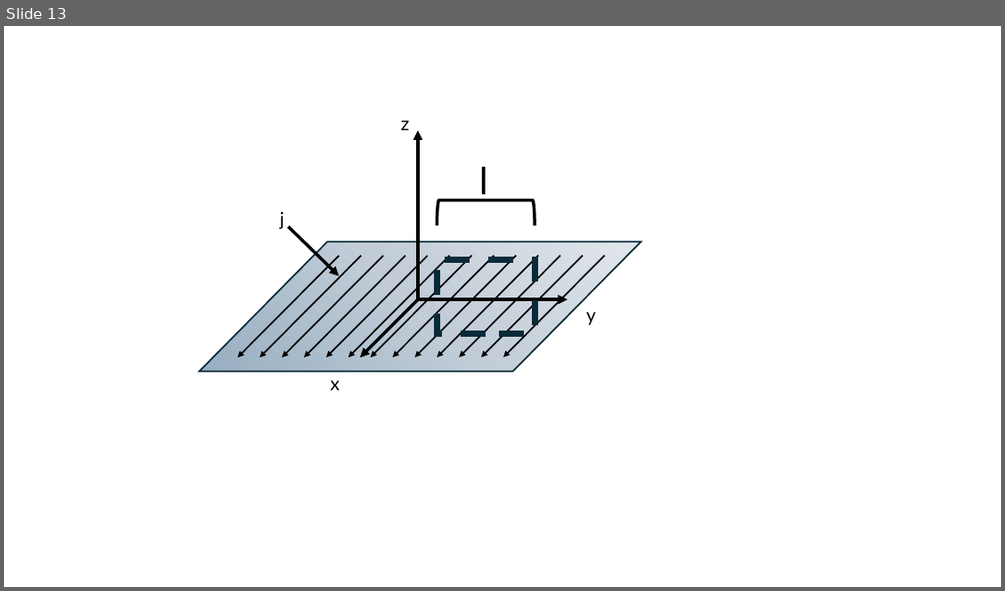
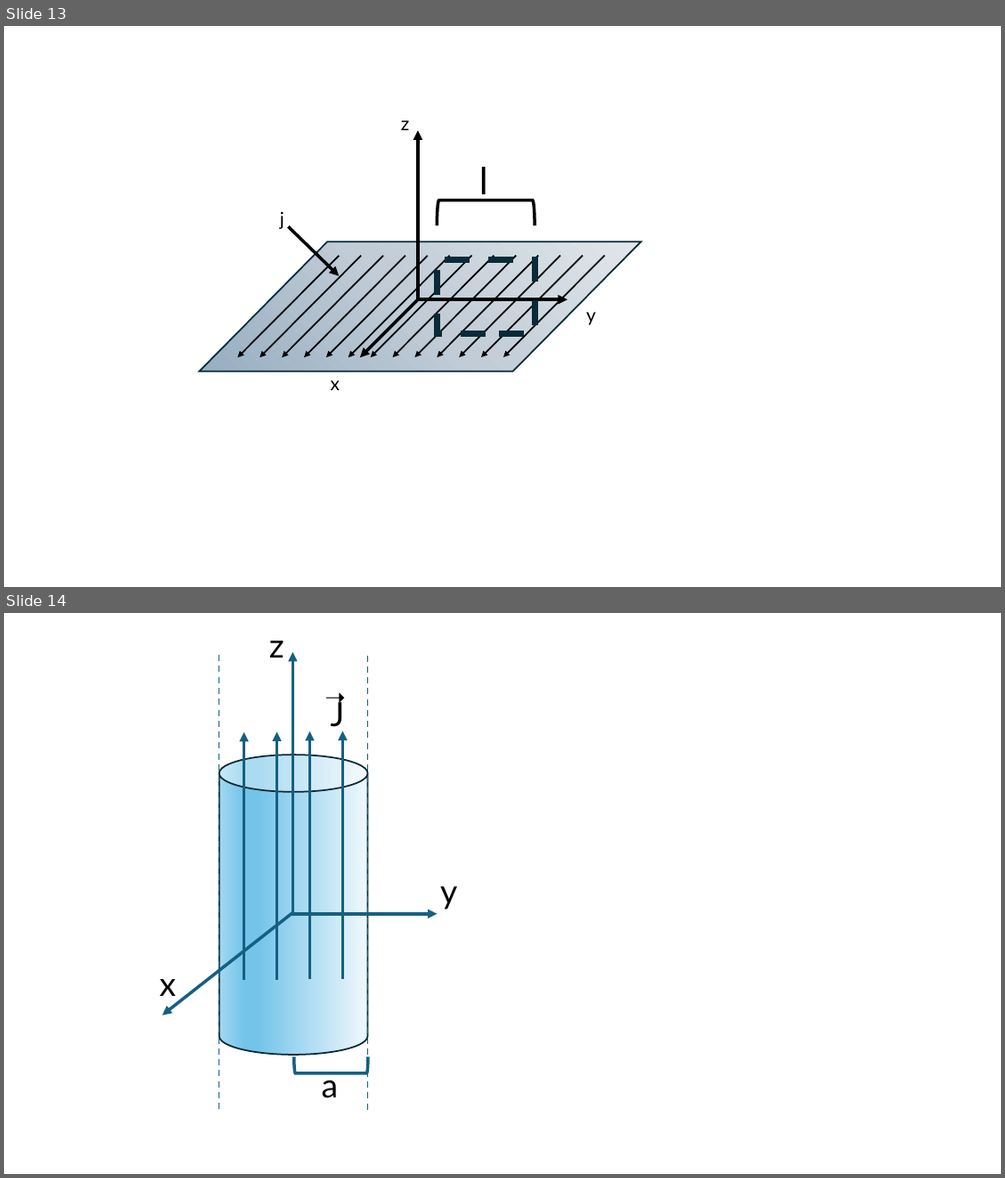
Before and after one commit to GuillermoRegodon/jupyter-em2fisuco-teoria, a slide deck: images/images.pptx. Shown one above the other, each under a label of ours: slide 13 before the commit, slides 13 and 14 after it. The pictures are 1005x591 and 1005x1178 pixels, drawn with LibreOffice and Linux fonts; fonts in the diff are those of the drawing. Boxes give left, top, right and bottom in pixels: in the first picture for what was removed or moved away, otherwise in the second. Text is boxed around its words. In the diff, an @@ line names an element or a change of style, - is before the commit and + after.

```diff
--- a/images/images.pptx
+++ b/images/images.pptx
@@ slide 14 added at box(4, 613, 1001, 1174), background #FFFFFF @@
@@ line added from (219, 655) to (219, 1110), #156082 1.5 pt dashed @@
@@ text added at box(269, 641, 284, 657), 32 pt, text #000000 @@
+z
@@ arrow added from (292, 913) to (292, 652), #156082 3 pt @@
@@ line added from (367, 656) to (367, 1110), #156082 1.5 pt dashed @@
@@ text added at box(317, 677, 357, 714), 24 pt, text #000000 @@
+➝
@@ text added at box(331, 698, 345, 733), 32 pt, text #000000 @@
+J
@@ group added at box(244, 731, 343, 981): 4 arrows @@
@@ cylinder added at box(219, 755, 368, 1054), fill gradient #F0F8FD to #74C4E9 to #A2D8F0, outline #092A39 1.5 pt @@
@@ text added at box(440, 886, 457, 909), 32 pt, text #000000 @@
+y
@@ arrow added from (293, 912) to (162, 1015), #156082 3 pt @@
@@ arrow added from (291, 914) to (437, 914), #156082 3 pt @@
@@ text added at box(160, 979, 177, 996), 32 pt, text #000000 @@
+x
@@ left bracket added at box(294, 1057, 368, 1073), outline #156082 3 pt @@
@@ text added at box(322, 1071, 339, 1098), 32 pt, text #000000 @@
+a
```
Also in this commit, not shown: 2 other slides added, 29 other files.
